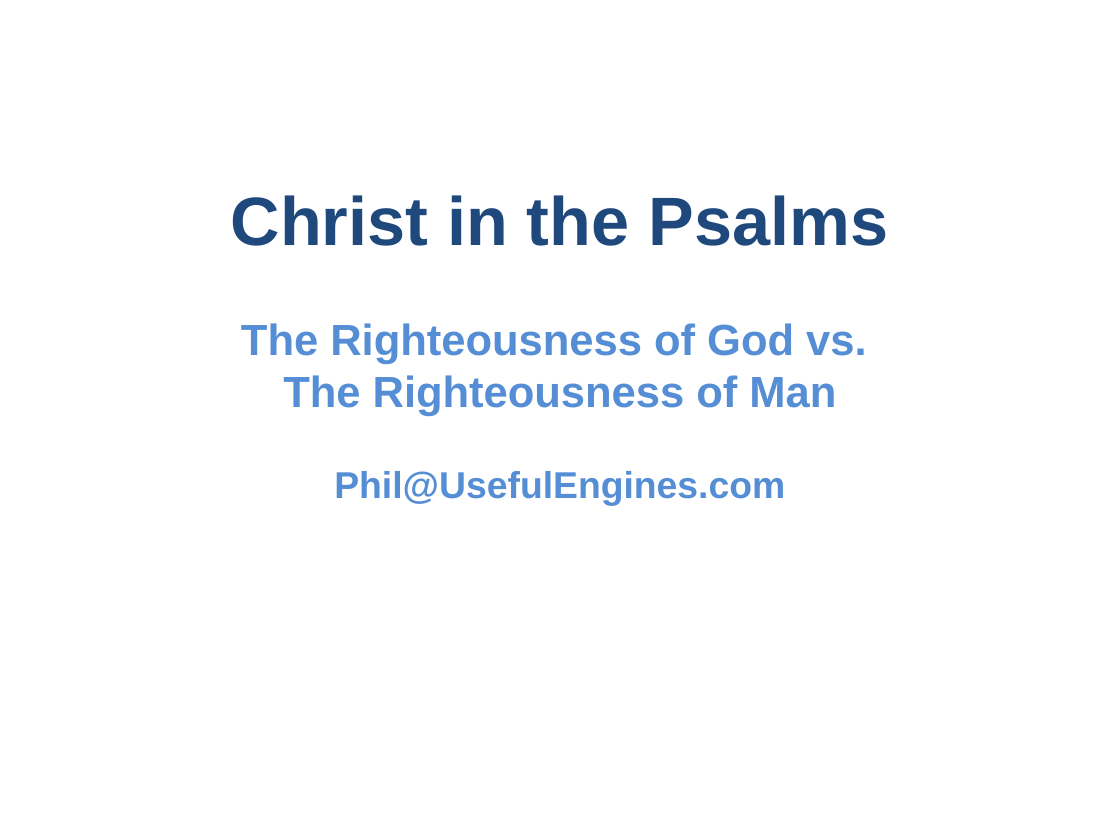
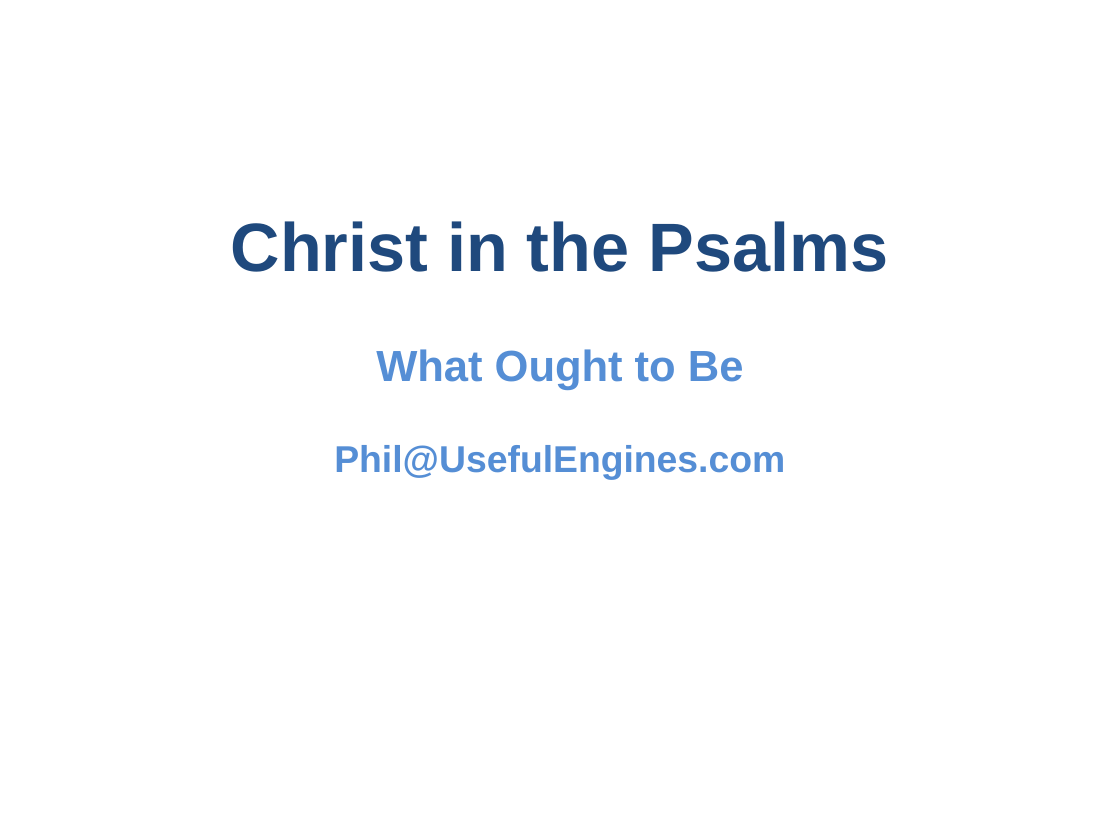
Before and after one commit to UsefulEngines/EvangelismPublic, a slide deck: slide 1 of 2024-Q4/2024-11-24/2024-11-24-Psalms.pptx. Drawn at 1120x840 pixels with LibreOffice and Linux fonts; fonts in the diff are those of the drawing. Boxes give left, top, right and bottom in pixels: in the first picture for what was removed or moved away, otherwise in the second. Text is boxed around its words. In the diff, an @@ line names an element or a change of style, - is before the commit and + after.

```diff
--- a/2024-Q4/2024-11-24/2024-11-24-Psalms.pptx
+++ b/2024-Q4/2024-11-24/2024-11-24-Psalms.pptx
@@ text at (376, 349, 744, 390): text changed @@
-The Righteousness of God vs.
-The Righteousness of Man
+What Ought to Be
```
Also in this commit, not shown: 5 other slides changed, 2 slides added, 22 slides removed.
